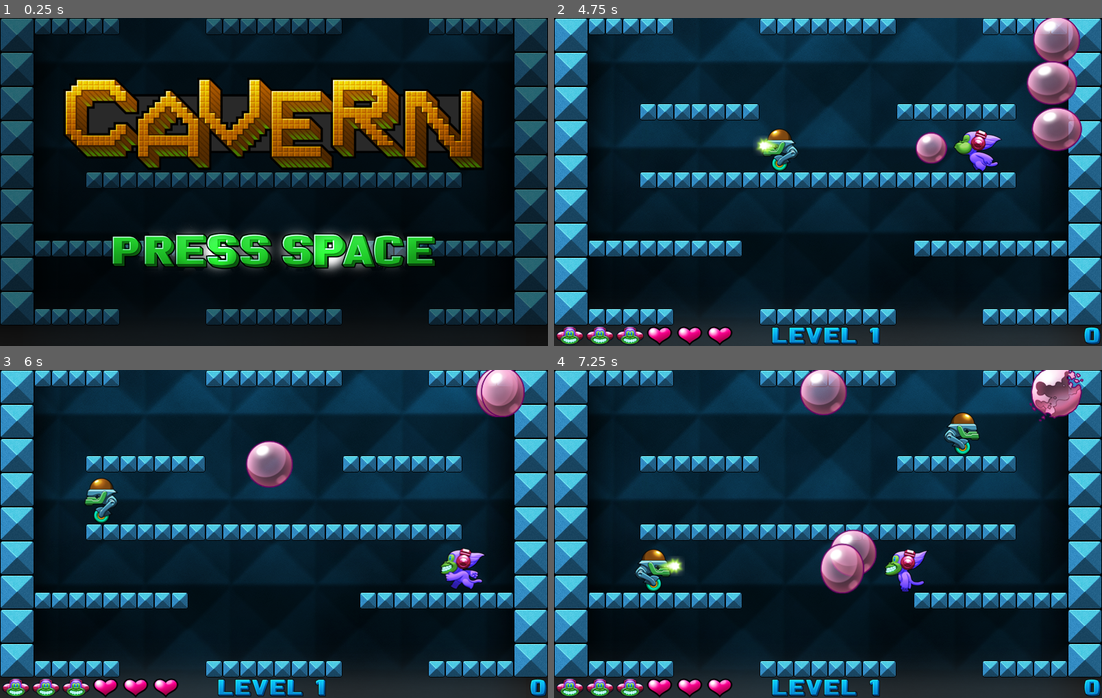
Above: before the commit, frames 1-4 (two rows, left to right).
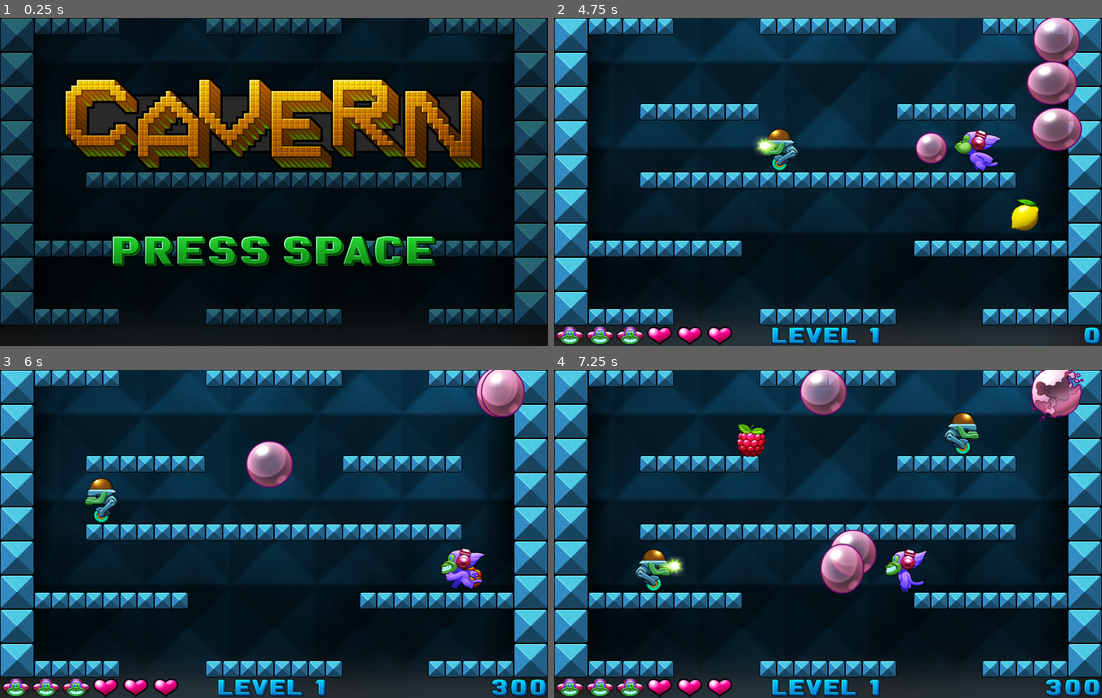
Above: after the commit, the same moments.

Repository: bobobobo/godot-cavern
Game: Godot game, scene res://Game.tscn
Two runs of this game, one before a commit and one after it. Both use one fixed random seed, a clock stepped at 60 frames per second and the inputs below.
Inputs:
- Up to frame 1 (0.25 s): no input
- Up to frame 2 (4.75 s): hold Right (ui_right) 0.53-2.03 s; tap Space (ui_select) at 0.77, 1.52, 3.02, 3.77, 4.52 s; hold Left (ui_left) 2.03-2.78 s; hold Right (ui_right) 2.78-4.28 s; hold Left (ui_left) from 4.28 s (still down)
- Up to frame 3 (6 s): release Left (ui_left) at 5.03 s; hold Right (ui_right) 5.03-5.78 s; hold Left (ui_left) from 5.78 s (still down)
- Up to frame 4 (7.25 s): keep holding Left (ui_left); tap Space (ui_select) at 6.02, 6.77 s

The runs differ from the first frame. In frame 1, 3.7% of the frame differs, in the area x 25-75%, y 64-78%; in frame 2, 0.4%; in frame 3, 0.3%; in frame 4, 0.7%.

Commit message:
Add collectibles

Diff:
--- /dev/null
+++ b/Apple.gd
@@ -0,0 +1,3 @@
+extends Collectible
+
+var score = 100
--- /dev/null
+++ b/Apple.tscn
@@ -0,0 +1,19 @@
+[gd_scene load_steps=5 format=2]
+
+[ext_resource path="res://Collectible.tscn" type="PackedScene" id=1]
+[ext_resource path="res://Apple.gd" type="Script" id=2]
+[ext_resource path="res://images/fruit00.png" type="Texture" id=3]
+
+[sub_resource type="SpriteFrames" id=1]
+animations = [ {
+"frames": [ ExtResource( 3 ) ],
+"loop": true,
+"name": "default",
+"speed": 5.0
+} ]
+
+[node name="Apple" instance=ExtResource( 1 )]
+script = ExtResource( 2 )
+
+[node name="Sprite" parent="." index="0"]
+frames = SubResource( 1 )
--- a/Bubble.gd
+++ b/Bubble.gd
@@ -4,6 +4,8 @@
 const BubbleFloat = preload("res://BubbleFloat.gd")
 const BubblePop = preload("res://BubblePop.gd")
 const BubbleCaptured = preload("res://BubbleCaptured.gd")
+
+signal popped(bubble)
 
 const GRAVITY = 200
 
@@ -56,3 +58,7 @@
     if area.is_in_group("bolts"):
         state_machine.transition("pop")
         area.queue_free()
+
+func _on_Bubble_tree_exited():
+    if captured_enemy != null:
+        captured_enemy.queue_free()
--- a/Bubble.tscn
+++ b/Bubble.tscn
@@ -34,6 +34,11 @@
 
 [sub_resource type="SpriteFrames" id=1]
 animations = [ {
+"frames": [ ExtResource( 7 ), ExtResource( 2 ), ExtResource( 8 ), ExtResource( 4 ), ExtResource( 3 ), ExtResource( 5 ), ExtResource( 6 ) ],
+"loop": false,
+"name": "pop",
+"speed": 30.0
+}, {
 "frames": [ ExtResource( 12 ), ExtResource( 13 ), ExtResource( 15 ), ExtResource( 10 ), ExtResource( 14 ), ExtResource( 9 ), ExtResource( 11 ) ],
 "loop": false,
 "name": "blow",
@@ -48,11 +53,6 @@
 "loop": true,
 "name": "trap2",
 "speed": 5.0
-}, {
-"frames": [ ExtResource( 7 ), ExtResource( 2 ), ExtResource( 8 ), ExtResource( 4 ), ExtResource( 3 ), ExtResource( 5 ), ExtResource( 6 ) ],
-"loop": false,
-"name": "pop",
-"speed": 30.0
 }, {
 "frames": [ ExtResource( 10 ), ExtResource( 14 ), ExtResource( 9 ), ExtResource( 11 ) ],
 "loop": true,
@@ -85,6 +85,7 @@
 
 [node name="CollisionShape2D" type="CollisionShape2D" parent="Trigger"]
 shape = SubResource( 2 )
+[connection signal="tree_exited" from="." to="." method="_on_Bubble_tree_exited"]
 [connection signal="area_entered" from="Trigger" to="." method="_on_Trigger_area_entered"]
 [connection signal="body_entered" from="Trigger" to="." method="_on_Trigger_body_entered"]
 [connection signal="body_exited" from="Trigger" to="." method="_on_Trigger_body_exited"]
--- a/BubbleCaptured.gd
+++ b/BubbleCaptured.gd
@@ -12,8 +12,7 @@
         target.velocity = Vector2.ZERO
 
     target.sprite.play("trap" + str(target.captured_enemy.type))
-
-    target.captured_enemy.queue_free()
+    target.captured_enemy.get_parent().remove_child(target.captured_enemy)
 
 
 func _process(delta):
--- a/BubblePop.gd
+++ b/BubblePop.gd
@@ -5,4 +5,5 @@
     target.velocity = Vector2.ZERO
     target.sprite.play("pop")
     yield(target.sprite,"animation_finished")
+    target.emit_signal("popped", target)
     target.queue_free()
--- /dev/null
+++ b/Collectible.gd
@@ -0,0 +1,33 @@
+class_name Collectible
+extends KinematicBody2D
+
+onready var SCREEN_HEIGHT = get_viewport().get_visible_rect().size.y
+onready var SCREEN_WIDTH = get_viewport().get_visible_rect().size.x
+
+const GRAVITY = 5000
+
+var velocity = Vector2.ZERO
+
+func _ready():
+    yield(get_tree().create_timer(8), "timeout")
+    _destroy()
+
+func _physics_process(delta):
+    velocity.y += GRAVITY * delta
+    var collision_info = move_and_collide(velocity*delta)
+    if collision_info:
+        velocity = collision_info.collider_velocity
+        velocity.x = 0
+
+    if position.y > SCREEN_HEIGHT:
+        position.y = 0
+
+func _destroy():
+    $Sprite.visible = false
+    $PickupSprite.visible = true
+    $PickupSprite.play("default")
+    yield($PickupSprite, "animation_finished")
+    queue_free()
+
+func collected():
+    _destroy()
--- /dev/null
+++ b/Collectible.tscn
@@ -0,0 +1,41 @@
+[gd_scene load_steps=11 format=2]
+
+[ext_resource path="res://Collectible.gd" type="Script" id=1]
+[ext_resource path="res://images/pop05.png" type="Texture" id=2]
+[ext_resource path="res://images/pop03.png" type="Texture" id=3]
+[ext_resource path="res://images/pop04.png" type="Texture" id=4]
+[ext_resource path="res://images/pop06.png" type="Texture" id=5]
+[ext_resource path="res://images/pop00.png" type="Texture" id=6]
+[ext_resource path="res://images/pop02.png" type="Texture" id=7]
+[ext_resource path="res://images/pop01.png" type="Texture" id=8]
+
+[sub_resource type="SpriteFrames" id=3]
+animations = [ {
+"frames": [ ExtResource( 6 ), ExtResource( 8 ), ExtResource( 7 ), ExtResource( 3 ), ExtResource( 4 ), ExtResource( 2 ), ExtResource( 5 ) ],
+"loop": false,
+"name": "default",
+"speed": 20.0
+} ]
+
+[sub_resource type="CircleShape2D" id=2]
+radius = 22.0
+
+[node name="Collectible" type="KinematicBody2D" groups=[
+"collectibles",
+]]
+position = Vector2( 255.5, 154.531 )
+collision_layer = 16
+collision_mask = 6
+script = ExtResource( 1 )
+__meta__ = {
+"_edit_group_": true
+}
+
+[node name="Sprite" type="AnimatedSprite" parent="."]
+
+[node name="PickupSprite" type="AnimatedSprite" parent="."]
+visible = false
+frames = SubResource( 3 )
+
+[node name="CollisionShape2D" type="CollisionShape2D" parent="."]
+shape = SubResource( 2 )
--- a/EnemyFire.gd
+++ b/EnemyFire.gd
@@ -1,7 +1,9 @@
 extends StateMachine.State
 
+var fired
 
 func _on_enter(_previous):
+    fired = false
     set_animation()
 
 func set_animation():
@@ -12,7 +14,8 @@
 
 
 func _process(_delta):
-    if target.sprite.frame >= target.sprite.frames.get_frame_count(target.sprite.animation)-1:
+    if not fired and target.sprite.frame >= target.sprite.frames.get_frame_count(target.sprite.animation) - 1:
+        fired = true
         target.fire()
         state_machine.transition("run")
 
--- a/Game.gd
+++ b/Game.gd
@@ -28,6 +28,7 @@
         bubble.direction = 1
     bubble.position.x += bubble.direction*25
     bubble.add_to_group("bubbles")
+    bubble.connect("popped", self, "_on_bubble_popped")
     add_child(bubble)
 
 func change_level(new_level):
@@ -49,6 +50,9 @@
     bolt.direction = direction
     add_child(bolt)
 
+func _on_bubble_popped(bubble):
+    if bubble.captured_enemy != null:
+        $Level.spawn_collectible(bubble.position, bubble.captured_enemy.type == 2)
 
 
 func _on_Player_death():
@@ -66,9 +70,18 @@
 
 
 
-func _on_Player_hurt():
-    player_health -= 1
+func _on_Player_health_changed():
+    player_health = player.health
     $HUD.health = player_health
+
+func _on_Player_pickup(collectible):
+    if "score" in collectible:
+        player_score += collectible.score
+        $HUD.score = player_score
+    if "lives" in collectible:
+        player_lives += collectible.lives
+        $HUD.lives = player_lives
+
 
 func _on_GameOver_restart():
     change_level(0)
@@ -81,7 +94,9 @@
 
     player.connect("blow", self, "_on_Player_blow")
     player.connect("death", self, "_on_Player_death")
-    player.connect("hurt", self, "_on_Player_hurt")
+    player.connect("health_changed", self, "_on_Player_health_changed")
+    player.connect("pickup", self, "_on_Player_pickup")
+
     add_child(player)
     move_child(player, 0)
     change_level(0)
--- a/Game.tscn
+++ b/Game.tscn
@@ -54,6 +54,7 @@
 [node name="PressSpace" type="AnimatedSprite" parent="MainMenu"]
 position = Vector2( 0, 100 )
 frames = SubResource( 1 )
+frame = 9
 
 [node name="Level" type="Node2D" parent="."]
 z_index = -1
@@ -85,8 +86,6 @@
 visible = false
 position = Vector2( 0, 450 )
 script = ExtResource( 25 )
-
-[node name="LivesAndHealth" type="Node2D" parent="HUD"]
 
 [node name="LevelLabel" type="Label" parent="HUD"]
 margin_left = 380.0
--- /dev/null
+++ b/Health.gd
@@ -0,0 +1,6 @@
+extends Collectible
+
+var health = 1
+
+func _ready():
+    $Sprite.play("default")
--- /dev/null
+++ b/Health.tscn
@@ -0,0 +1,21 @@
+[gd_scene load_steps=7 format=2]
+
+[ext_resource path="res://images/fruit30.png" type="Texture" id=1]
+[ext_resource path="res://images/fruit31.png" type="Texture" id=2]
+[ext_resource path="res://images/fruit32.png" type="Texture" id=3]
+[ext_resource path="res://Collectible.tscn" type="PackedScene" id=4]
+[ext_resource path="res://Health.gd" type="Script" id=5]
+
+[sub_resource type="SpriteFrames" id=1]
+animations = [ {
+"frames": [ ExtResource( 1 ), ExtResource( 2 ), ExtResource( 3 ) ],
+"loop": true,
+"name": "default",
+"speed": 7.0
+} ]
+
+[node name="Health" instance=ExtResource( 4 )]
+script = ExtResource( 5 )
+
+[node name="Sprite" parent="." index="0"]
+frames = SubResource( 1 )
--- /dev/null
+++ b/Lemon.gd
@@ -0,0 +1,3 @@
+extends Collectible
+
+var score = 300
--- /dev/null
+++ b/Lemon.tscn
@@ -0,0 +1,19 @@
+[gd_scene load_steps=5 format=2]
+
+[ext_resource path="res://images/fruit20.png" type="Texture" id=1]
+[ext_resource path="res://Lemon.gd" type="Script" id=2]
+[ext_resource path="res://Collectible.tscn" type="PackedScene" id=3]
+
+[sub_resource type="SpriteFrames" id=1]
+animations = [ {
+"frames": [ ExtResource( 1 ) ],
+"loop": true,
+"name": "default",
+"speed": 5.0
+} ]
+
+[node name="Lemon" instance=ExtResource( 3 )]
+script = ExtResource( 2 )
+
+[node name="Sprite" parent="." index="0"]
+frames = SubResource( 1 )
--- a/Level.gd
+++ b/Level.gd
@@ -3,6 +3,11 @@
 const Block = preload("res://Block.tscn")
 const Enemy = preload("res://Enemy.tscn")
 const AggresiveEnemy = preload("res://AggresiveEnemy.tscn")
+const Apple = preload("res://Apple.tscn")
+const Raspberry = preload("res://Raspberry.tscn")
+const Lemon = preload("res://Lemon.tscn")
+const Life = preload("res://Life.tscn")
+const Health = preload("res://Health.tscn")
 
 onready var SCREEN_HEIGHT = get_viewport().get_visible_rect().size.y
 onready var SCREEN_WIDTH = get_viewport().get_visible_rect().size.x
@@ -53,8 +58,10 @@
 var level_no = 0 setget set_level_no
 var enemies = []
 var active_enemies = []
+var collectible_spawn_points = []
 var next_enemy_timer
 var level_cleared_timer = 0
+var collectible_spawn_timer
 
 func _ready():
     randomize()
@@ -107,9 +114,33 @@
     emit_signal("enemy_fired", position, direction)
 
 func start():
+    for child in get_children():
+        if child.is_in_group("collectibles"):
+            child.queue_free()
+
     $Background.set_frame(level_no%4)
+    generate_collectible_spawn_points()
     generate_enemies()
     draw_level()
+    if collectible_spawn_timer != null && collectible_spawn_timer.is_connected("timeout", self, "_on_spawn_timer_timeout"):
+        collectible_spawn_timer.disconnect("timeout", self, "_on_spawn_timer_timeout")
+    collectible_spawn_timer = get_tree().create_timer(2 + randf() * 5)
+    collectible_spawn_timer.connect("timeout", self, "_on_spawn_timer_timeout")
+
+
+func generate_collectible_spawn_points():
+    collectible_spawn_points = []
+    var y = FIRST_BLOCK_POSITION.y
+    var level = LEVELS[level_no%3]
+    for line in level:
+        var x = FIRST_BLOCK_POSITION.x
+        if line.length() == 0:
+            line = "                            "
+        for c in line:
+            if c == " ":
+                collectible_spawn_points.append(Vector2(x, y))
+            x += BLOCK_SIZE
+        y += BLOCK_SIZE
 
 func draw_level():
     for child in get_children():
@@ -165,6 +196,28 @@
     emit_signal("enemy_spawned", enemy)
     reset_enemy_spawn_timer()
 
+func spawn_collectible(position, bonus):
+    var available = []
+    if not bonus:
+        available = [Apple, Raspberry, Lemon]
+
+    else:
+        print("BONUS!")
+        for _i in 10:
+            available += [Apple, Raspberry, Lemon]
+        for _i in 9:
+            available += [Health]
+        available += [Life]
+
+    var type = available[randi() % available.size()]
+    var instance = type.instance()
+    instance.position = position
+    add_child(instance)
+
+func _on_spawn_timer_timeout():
+    spawn_collectible(collectible_spawn_points[randi() % collectible_spawn_points.size()], false)
+    collectible_spawn_timer = get_tree().create_timer(2 + randf() * 5)
+    collectible_spawn_timer.connect("timeout", self, "_on_spawn_timer_timeout")
 
 func _process(delta):
     next_enemy_timer -= delta
--- /dev/null
+++ b/Life.gd
@@ -0,0 +1,3 @@
+extends Collectible
+
+var lives = 1
--- /dev/null
+++ b/Life.tscn
@@ -0,0 +1,19 @@
+[gd_scene load_steps=5 format=2]
+
+[ext_resource path="res://images/fruit40.png" type="Texture" id=1]
+[ext_resource path="res://Collectible.tscn" type="PackedScene" id=2]
+[ext_resource path="res://Life.gd" type="Script" id=3]
+
+[sub_resource type="SpriteFrames" id=1]
+animations = [ {
+"frames": [ ExtResource( 1 ) ],
+"loop": true,
+"name": "default",
+"speed": 5.0
+} ]
+
+[node name="Life" instance=ExtResource( 2 )]
+script = ExtResource( 3 )
+
+[node name="Sprite" parent="." index="0"]
+frames = SubResource( 1 )
--- a/Player.gd
+++ b/Player.gd
@@ -27,7 +27,8 @@
 
 signal blow(position)
 signal death
-signal hurt
+signal health_changed
+signal pickup(collectible)
 
 func _ready():
     health = 3
@@ -53,7 +54,7 @@
 
 func hurt():
     health -= 1
-    emit_signal("hurt")
+    emit_signal("health_changed")
     if health <= 0 && state_machine.get_state() != "die":
         state_machine.transition("die")
     elif state_machine.get_state() != "die" && state_machine.get_state() != "hit":
@@ -86,9 +87,19 @@
 
 
 func _on_Trigger_area_entered(area):
-    if blink_timer <= 0:
-        hit_direction = sign(area.position.x - position.x)
-        $AnimationPlayer.play("hurt")
-        blink_timer = 2
-        hurt()
-    area.queue_free()
+    if area.get_collision_layer_bit(6):
+        if blink_timer <= 0:
+            hit_direction = sign(area.position.x - position.x)
+            $AnimationPlayer.play("hurt")
+            blink_timer = 2
+            hurt()
+        area.queue_free()
+
+
+func _on_Trigger_body_entered(body):
+    if body is Collectible:
+        if "health" in body:
+            health = min(health + body.health, 3)
+            emit_signal("health_changed")
+        emit_signal("pickup", body)
+        body.collected()
--- a/Player.tscn
+++ b/Player.tscn
@@ -139,9 +139,8 @@
 shape = SubResource( 2 )
 
 [node name="Trigger" type="Area2D" parent="."]
-visible = false
 collision_layer = 0
-collision_mask = 64
+collision_mask = 80
 
 [node name="TriggerCollisionShape" type="CollisionShape2D" parent="Trigger"]
 position = Vector2( 0, 4.5 )
@@ -151,3 +150,4 @@
 anims/hurt = SubResource( 3 )
 anims/normal = SubResource( 4 )
 [connection signal="area_entered" from="Trigger" to="." method="_on_Trigger_area_entered"]
+[connection signal="body_entered" from="Trigger" to="." method="_on_Trigger_body_entered"]
--- /dev/null
+++ b/Raspberry.gd
@@ -0,0 +1,3 @@
+extends Collectible
+
+var score = 200
--- /dev/null
+++ b/Raspberry.tscn
@@ -0,0 +1,19 @@
+[gd_scene load_steps=5 format=2]
+
+[ext_resource path="res://Collectible.tscn" type="PackedScene" id=1]
+[ext_resource path="res://images/fruit10.png" type="Texture" id=2]
+[ext_resource path="res://Raspberry.gd" type="Script" id=3]
+
+[sub_resource type="SpriteFrames" id=1]
+animations = [ {
+"frames": [ ExtResource( 2 ) ],
+"loop": true,
+"name": "default",
+"speed": 5.0
+} ]
+
+[node name="Raspberry" instance=ExtResource( 1 )]
+script = ExtResource( 3 )
+
+[node name="Sprite" parent="." index="0"]
+frames = SubResource( 1 )
--- a/project.godot
+++ b/project.godot
@@ -9,12 +9,18 @@
 config_version=4
 
 _global_script_classes=[ {
+"base": "KinematicBody2D",
+"class": "Collectible",
+"language": "GDScript",
+"path": "res://Collectible.gd"
+}, {
 "base": "Resource",
 "class": "StateMachine",
 "language": "GDScript",
 "path": "res://StateMachine.gd"
 } ]
 _global_script_class_icons={
+"Collectible": "",
 "StateMachine": ""
 }
 
